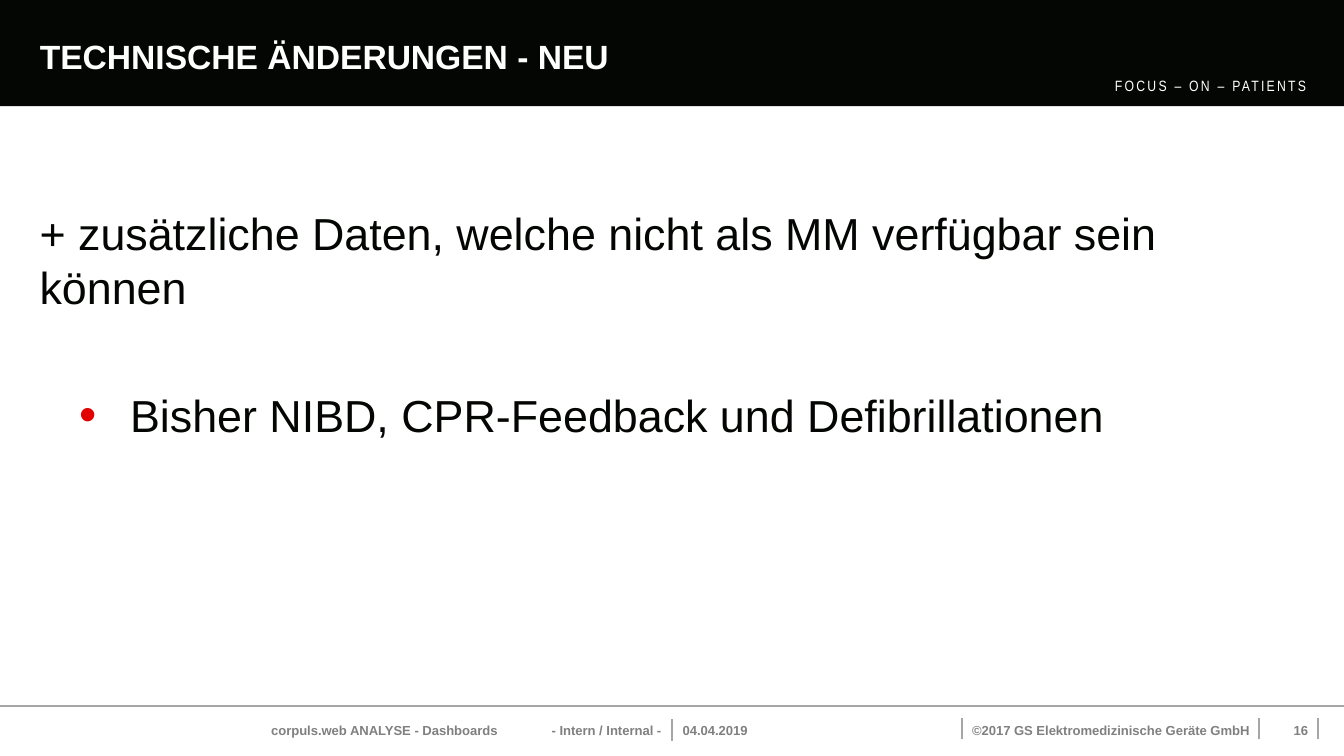
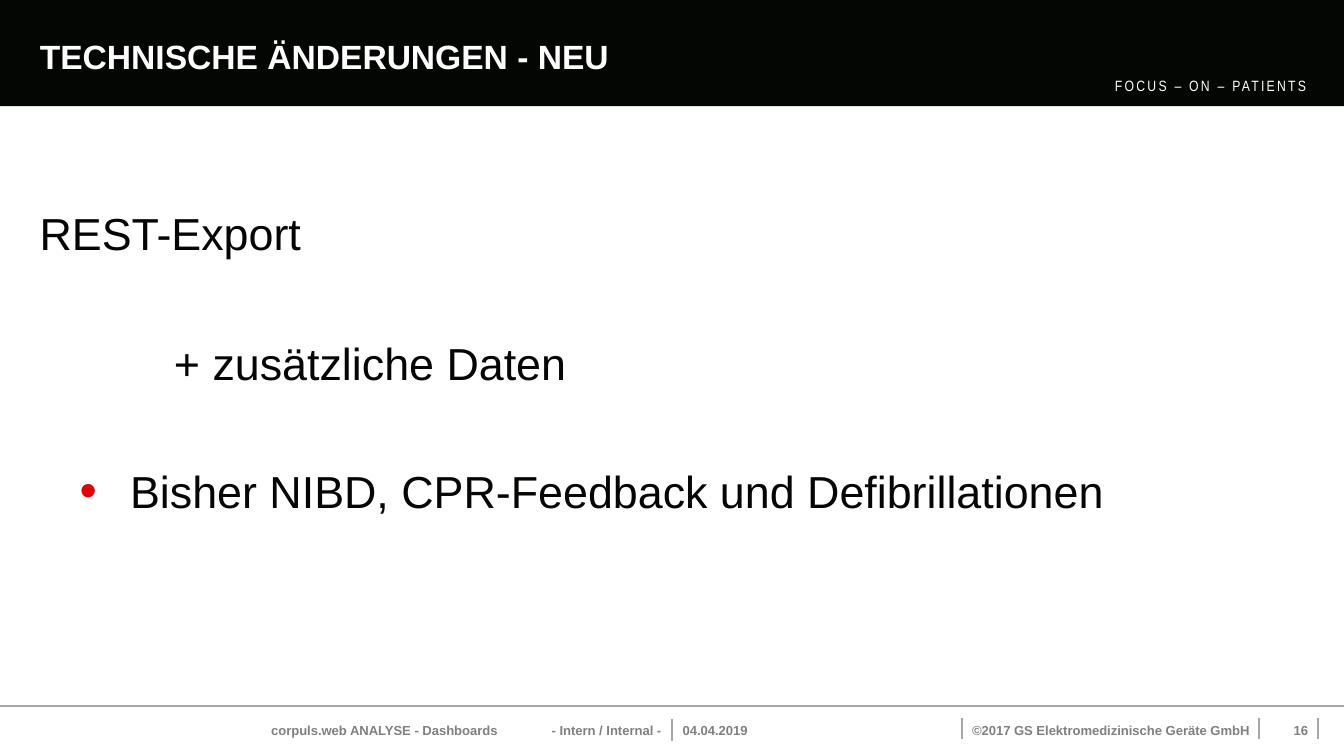
Before and after one commit to ItsJoshuaHirsch/Thesis, a slide deck: slide 16 of Vorstellung_Dashboards.pptx. Drawn at 1344x756 pixels with LibreOffice and Linux fonts; fonts in the diff are those of the drawing; background and template pictures are left out. Boxes give left, top, right and bottom in pixels: in the first picture for what was removed or moved away, otherwise in the second. Text is boxed around its words. In the diff, an @@ line names an element or a change of style, - is before the commit and + after.

```diff
--- a/Vorstellung_Dashboards.pptx
+++ b/Vorstellung_Dashboards.pptx
@@ text at <box>40,218,567,381</box>: text changed @@
-+ zusätzliche Daten, welche nicht als MM verfügbar sein können
+REST-Export
++ zusätzliche Daten
```
